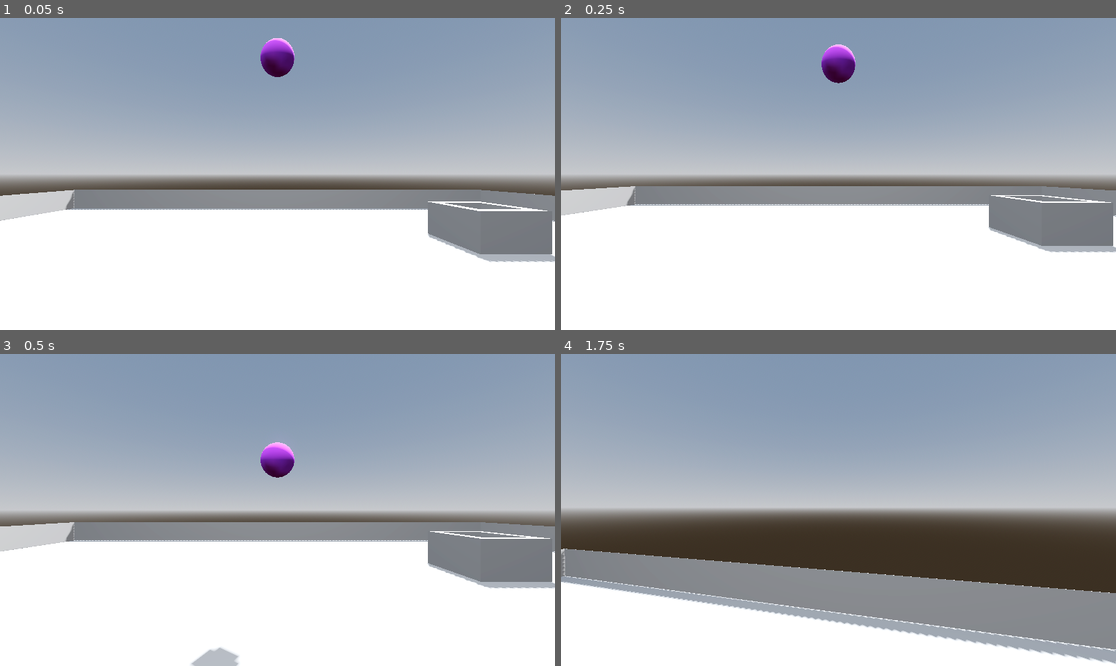
Above: before the commit, frames 1-4 (two rows, left to right).
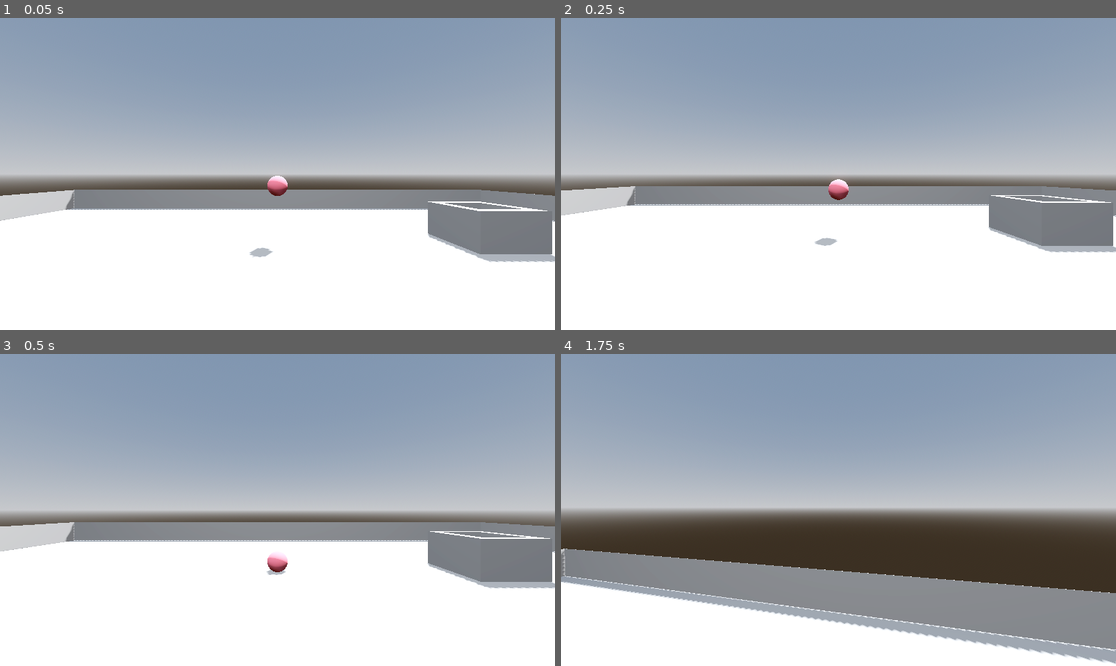
Above: after the commit, the same moments.

Repository: AutisticCrumbs/FoodTruckCartel
Game: Godot game, scene res://world.tscn
The game is run twice, just before and just after one commit, with the same random seed, the same clock (stepped at 60 frames per second) and the same inputs.
Inputs (mouse positions are in pixels of both pictures, inside the frame that each line leads up to):
- Up to frame 1 (0.05 s): no input
- Up to frame 2 (0.25 s): no input
- Up to frame 3 (0.5 s): no input
- Up to frame 4 (1.75 s): tap Enter (ui_accept) at 0.5, 0.77, 1.52 s; move the mouse to (866, 510) at 0.52 s; hold W (forward) from 0.53 s (still down); click (866, 510) at 0.6 s; move the mouse to (810, 510) at 1.27 s; click (810, 510) at 1.35 s

The runs differ from the first frame. In frame 1, 0.9% of the frame differs, in the area x 44-54%, y 6-77%; in frame 2, 0.9%; in frame 3, 1.1%, in the area x 34-54%, y 28-100%; in frame 4, nothing differs.

Commit message:
Have object change color when in grill for 1 second

Diff:
--- /dev/null
+++ b/Puckup Object Test/burger.gd
@@ -0,0 +1,12 @@
+extends RigidBody3D
+
+var food_cooked = false
+
+func cook():
+	if food_cooked == false:
+		$"Cook Timer".start()
+
+func _on_cook_timer_timeout():
+	$MeshInstance3D.material_override.albedo_color = Color.SADDLE_BROWN
+	print("cooked")
+	food_cooked = true
--- /dev/null
+++ b/Puckup Object Test/burger.tscn
@@ -0,0 +1,28 @@
+[gd_scene load_steps=5 format=3 uid="uid://bh7qj8me3m1g"]
+
+[ext_resource type="Script" path="res://burger.gd" id="1_f1iie"]
+
+[sub_resource type="StandardMaterial3D" id="StandardMaterial3D_ptexi"]
+albedo_color = Color(0.968627, 0.447059, 0.517647, 1)
+
+[sub_resource type="SphereMesh" id="SphereMesh_e0y44"]
+radius = 0.25
+height = 0.5
+
+[sub_resource type="SphereShape3D" id="SphereShape3D_7xpp3"]
+radius = 0.25
+
+[node name="Burger" type="RigidBody3D" groups=["burger"]]
+script = ExtResource("1_f1iie")
+
+[node name="MeshInstance3D" type="MeshInstance3D" parent="."]
+material_override = SubResource("StandardMaterial3D_ptexi")
+mesh = SubResource("SphereMesh_e0y44")
+
+[node name="CollisionShape3D" type="CollisionShape3D" parent="."]
+shape = SubResource("SphereShape3D_7xpp3")
+
+[node name="Cook Timer" type="Timer" parent="."]
+one_shot = true
+
+[connection signal="timeout" from="Cook Timer" to="." method="_on_cook_timer_timeout"]
--- a/Puckup Object Test/world.gd
+++ b/Puckup Object Test/world.gd
@@ -1,8 +1,11 @@
 extends Node3D
+
+signal burger_cooking
 
 func _physics_process(_delta: float) -> void:
 	if Input.is_action_pressed("ui_cancel"):
 		get_tree().quit()
 
-func _on_cook_body_entered(_body):
-	print('fooey')
+func _on_stovetop_body_entered(body):
+	if body.has_method("cook"):
+		body.cook()
--- a/Puckup Object Test/world.tscn
+++ b/Puckup Object Test/world.tscn
@@ -1,7 +1,8 @@
-[gd_scene load_steps=10 format=3 uid="uid://dhmcchxwscna2"]
+[gd_scene load_steps=8 format=3 uid="uid://dhmcchxwscna2"]
 
 [ext_resource type="Script" path="res://world.gd" id="1_y82a8"]
 [ext_resource type="PackedScene" uid="uid://cywlto4wavxy4" path="res://player.tscn" id="2_16m8d"]
+[ext_resource type="PackedScene" uid="uid://bh7qj8me3m1g" path="res://burger.tscn" id="3_7b8mu"]
 
 [sub_resource type="ProceduralSkyMaterial" id="ProceduralSkyMaterial_tf6gs"]
 sky_horizon_color = Color(0.64625, 0.65575, 0.67075, 1)
@@ -16,18 +17,8 @@
 tonemap_mode = 2
 glow_enabled = true
 
-[sub_resource type="StandardMaterial3D" id="StandardMaterial3D_ogc1i"]
-albedo_color = Color(0.717647, 0.247059, 0.956863, 1)
-
-[sub_resource type="SphereMesh" id="SphereMesh_1yxcs"]
-radius = 0.25
-height = 0.5
-
-[sub_resource type="SphereShape3D" id="SphereShape3D_n14l7"]
-radius = 0.25
-
 [sub_resource type="BoxShape3D" id="BoxShape3D_ips4a"]
-size = Vector3(0.9, 0.49, 0.9)
+size = Vector3(0.9, 0.4, 0.9)
 
 [node name="World" type="Node3D"]
 script = ExtResource("1_y82a8")
@@ -51,16 +42,6 @@
 [node name="Player" parent="." instance=ExtResource("2_16m8d")]
 transform = Transform3D(1, 0, 0, 0, 1, 0, 0, 0, 1, 0, 0.8, 0)
 
-[node name="Ball" type="RigidBody3D" parent="."]
-transform = Transform3D(1, 0, 0, 0, 1, 0, 0, 0, 1, 0, 3, -3)
-
-[node name="MeshInstance3D" type="MeshInstance3D" parent="Ball"]
-material_override = SubResource("StandardMaterial3D_ogc1i")
-mesh = SubResource("SphereMesh_1yxcs")
-
-[node name="CollisionShape3D" type="CollisionShape3D" parent="Ball"]
-shape = SubResource("SphereShape3D_n14l7")
-
 [node name="SpotLight3D" type="SpotLight3D" parent="."]
 transform = Transform3D(1, 0, 0, 0, -4.37114e-08, 1, 0, -1, -4.37114e-08, 0, 15, 0)
 light_energy = 12.0
@@ -77,10 +58,13 @@
 operation = 2
 size = Vector3(1, 0.5, 1)
 
-[node name="Cook" type="Area3D" parent="Totally Real Grilll"]
+[node name="Stovetop" type="Area3D" parent="Totally Real Grilll"]
 
-[node name="CollisionShape3D" type="CollisionShape3D" parent="Totally Real Grilll/Cook"]
-transform = Transform3D(1, 0, 0, 0, 1, 0, 0, 0, 1, 0, 0.25, 0)
+[node name="CollisionShape3D" type="CollisionShape3D" parent="Totally Real Grilll/Stovetop"]
+transform = Transform3D(1, 0, 0, 0, 1, 0, 0, 0, 1, 0, 0.2, 0)
 shape = SubResource("BoxShape3D_ips4a")
 
-[connection signal="body_entered" from="Totally Real Grilll/Cook" to="." method="_on_cook_body_entered"]
+[node name="Burger" parent="." instance=ExtResource("3_7b8mu")]
+transform = Transform3D(1, 0, 0, 0, 1, 0, 0, 0, 1, 0, 1, -5)
+
+[connection signal="body_entered" from="Totally Real Grilll/Stovetop" to="." method="_on_stovetop_body_entered"]
